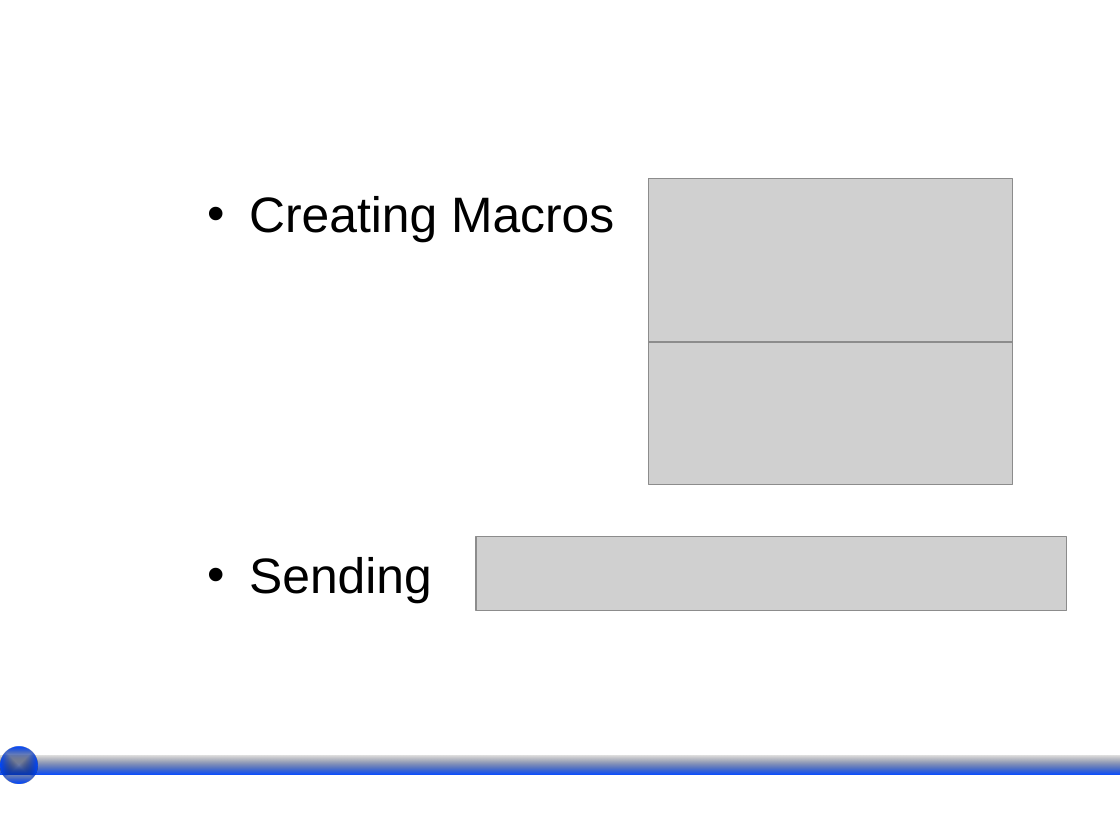
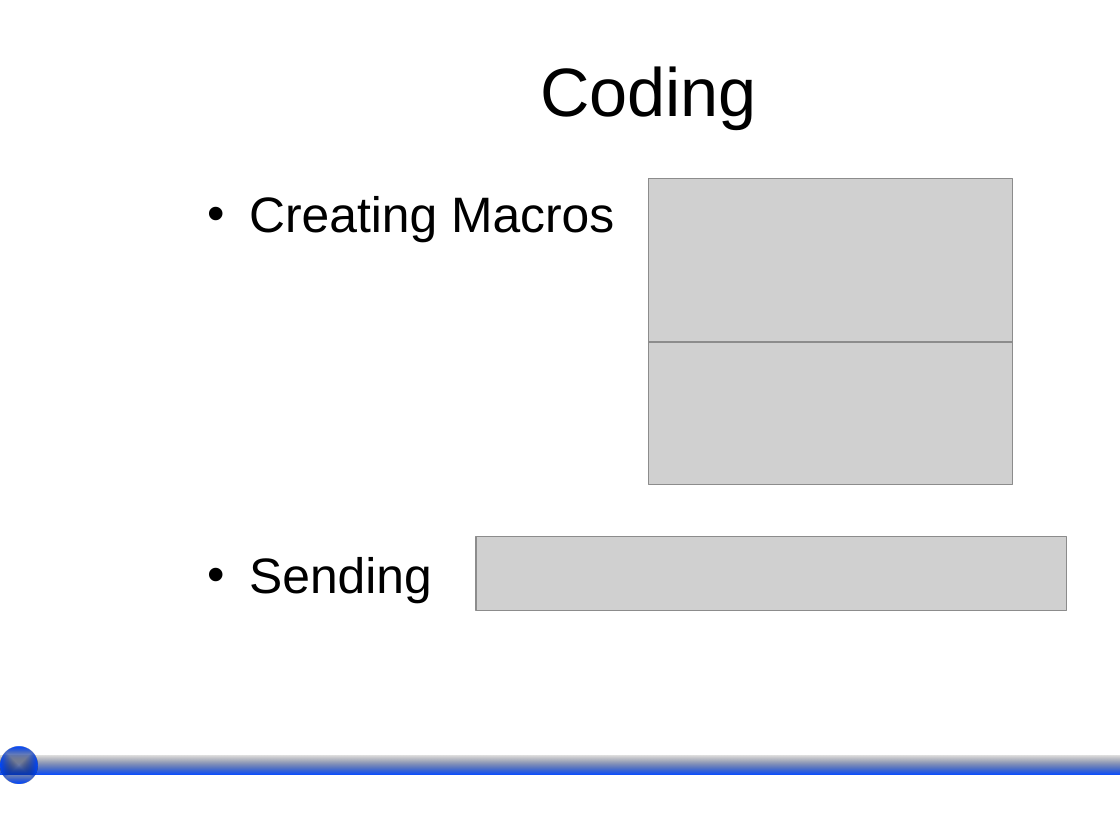
Before and after one commit to wesreisz/cis411-lightningTalks, a slide deck: slide 12 of KhaLe_LightningTalk.ppt. Drawn at 1120x840 pixels with LibreOffice and Linux fonts; fonts in the diff are those of the drawing; grey boxes stand for pictures; background and template pictures are left out. Boxes give left, top, right and bottom in pixels: in the first picture for what was removed or moved away, otherwise in the second. Text is boxed around its words. In the diff, an @@ line names an element or a change of style, - is before the commit and + after.

```diff
--- a/KhaLe_LightningTalk.ppt
+++ b/KhaLe_LightningTalk.ppt
@@ title added at [540,66,757,129], 44 pt, text #000000 @@
+Coding
```
Also in this commit, not shown: 6 other slides changed, 1 slide added, 1 slide removed.
